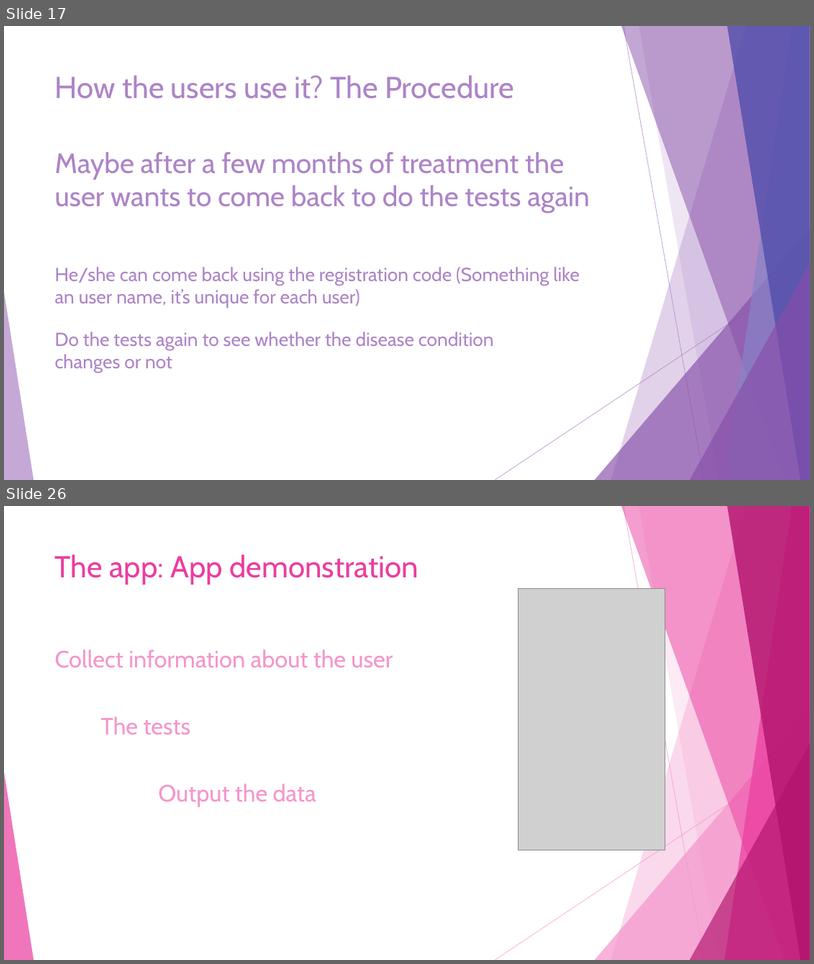
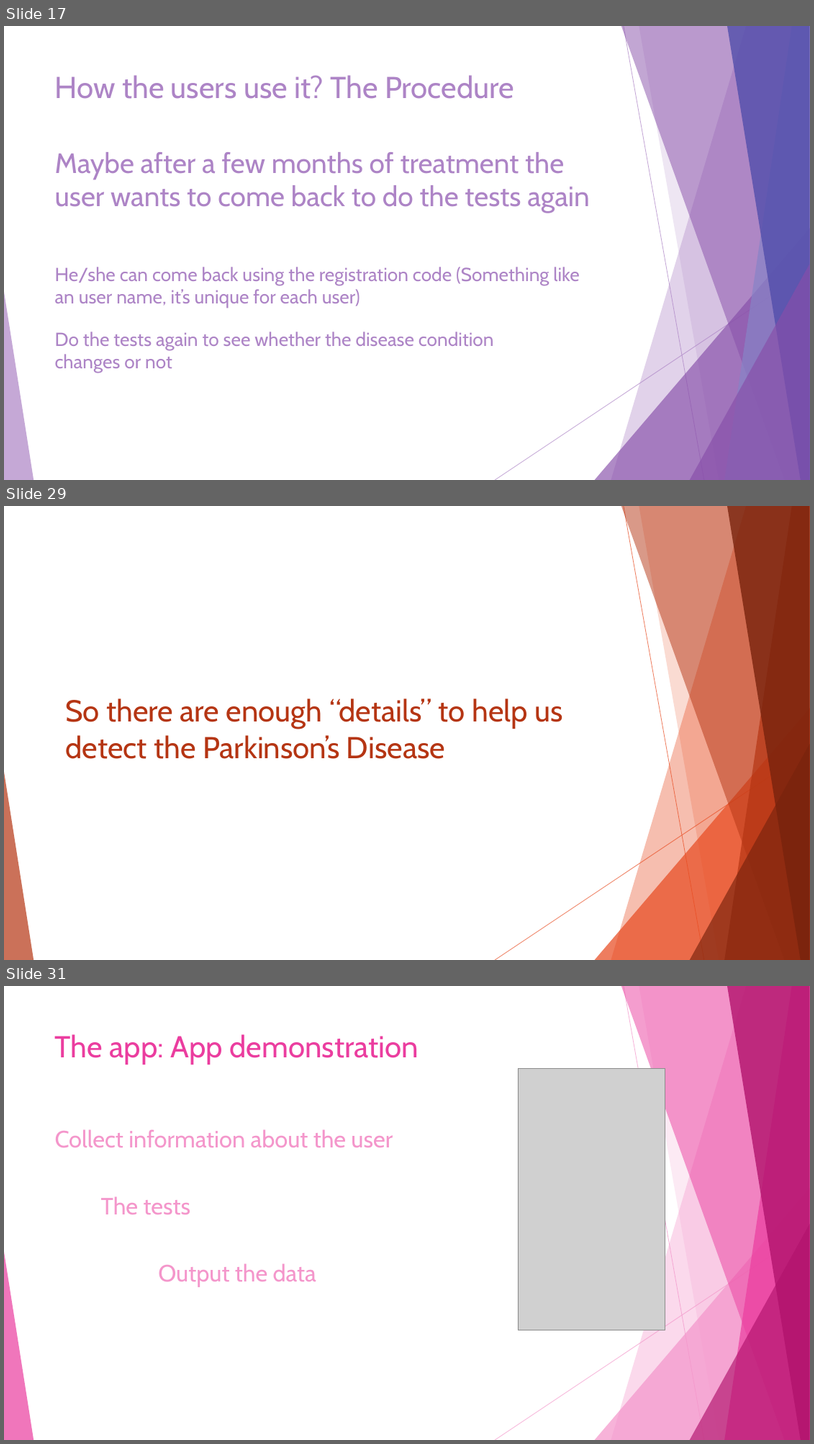
Before and after one commit to JiashuWu/NeuroGraph, a slide deck: Neurograph Project Presentation/Neurograph Presentation Jiashu Wu.pptx. Shown one above the other, each under a label of ours: slides 17 and 26 before the commit, slides 17, 29 and 31 after it; the slides between them are not shown. The pictures are 814x964 and 814x1444 pixels, drawn with LibreOffice and Linux fonts; fonts in the diff are those of the drawing; grey boxes stand for pictures. Boxes give left, top, right and bottom in pixels: in the first picture for what was removed or moved away, otherwise in the second. Text is boxed around its words. In the diff, an @@ line names an element or a change of style, - is before the commit and + after.

```diff
--- a/Neurograph Project Presentation/Neurograph Presentation Jiashu Wu.pptx
+++ b/Neurograph Project Presentation/Neurograph Presentation Jiashu Wu.pptx
@@ slide 29 added at box(4, 506, 810, 960), background #FFFFFF @@
@@ title added at box(65, 698, 563, 759), 36 pt, text #B53513 @@
+So there are enough “details” to help us detect the Parkinson’s Disease
@@ group added at box(4, 506, 810, 960): 5 freeform shapes, 3 triangles, 2 lines @@
@@ what was slide 26 is now slide 31 @@
```
Also in this commit, not shown: 15 slides changed, 4 other slides added, 1 other file.
